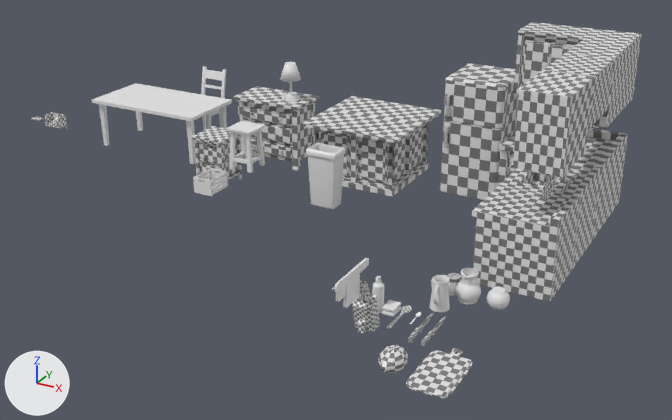
An edit to the Blender file Assets/Art/Models/lemon.blend, drawn before and after from the same camera.
Rendered twice from a 50 mm camera at (23.5, -51.1, 36.1) aimed at (-14.3, 17.6, 1.7). Lighting does not change. The marker at lower left points along +X, +Y and +Z.

Objects in the first picture: 'BigCupboard_low.001', 'CornerCounter_low', 'CornerCupboard_high', 'Cube.005', 'Cube.006', 'Cube.007', 'Cube.009', 'Cube.010', 'CuttingBoard_high', 'Cylinder', 'Fridge_high', 'Island_low', 'Sink_low', 'SmallCupboard_high', 'counter_low', 'counter_low.001'.
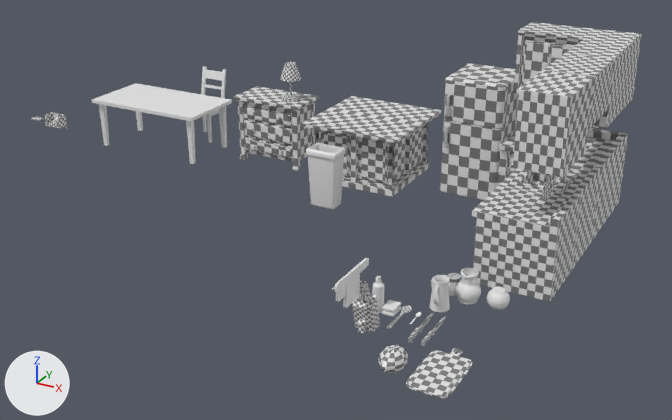
The change in detail:
Object 'counter_low.001' (ob_counter_low_001) gains a BEVEL modifier named 'Bevel'.
Modifier setting: segments = 4.
Object 'Cube.007' (ob_cube_007) is now hidden.
Object 'Cylinder' (ob_cylinder) gains a BEVEL modifier named 'Bevel'.
Modifier setting: segments = 4.
Object 'Cube.005' (ob_cube_005) is now hidden.
Object 'Cube.010' (ob_cube_010) is now hidden.

Where the change shows, as pixel boxes [x1, y1, x2, y2] in the pictures (672 x 420 px):
'Cube.010', hidden
    before: [192, 126, 242, 189]
'Cube.005', hidden
    before: [226, 121, 265, 173]
'Cube.007', hidden
    before: [193, 168, 228, 196]
